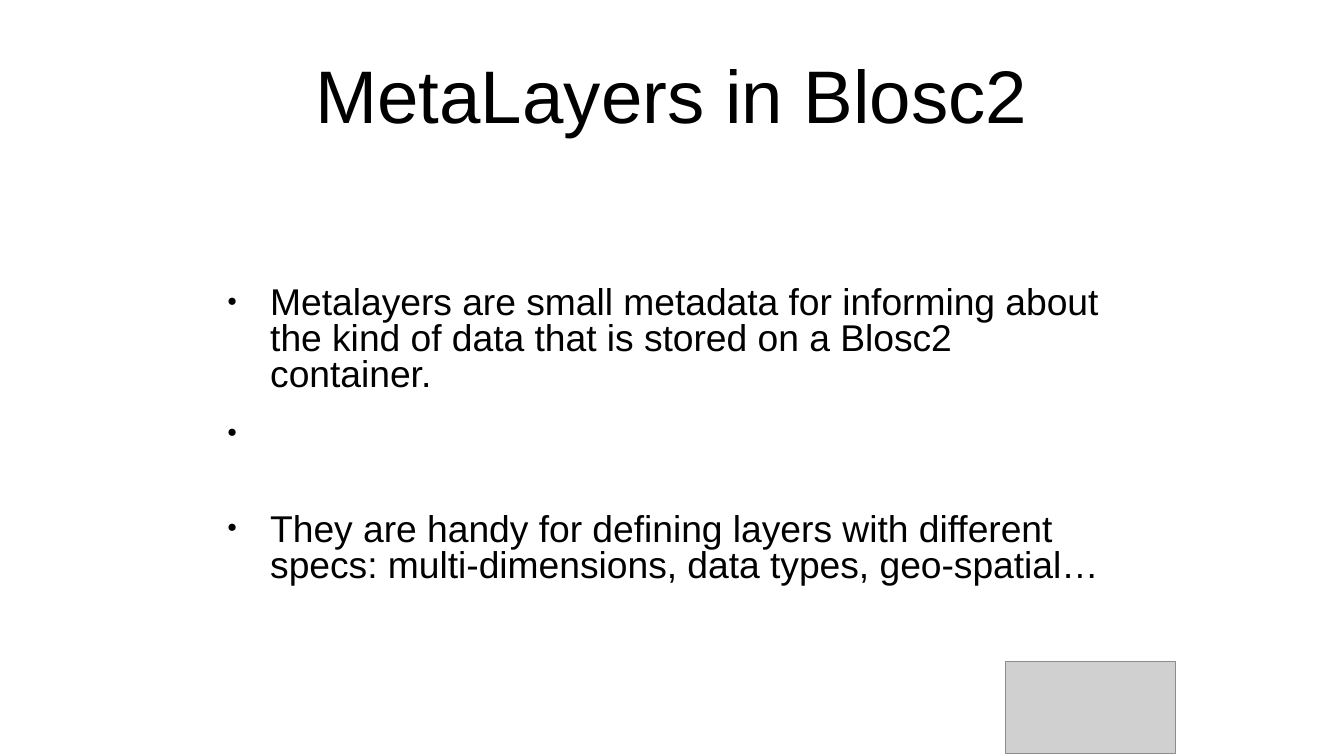
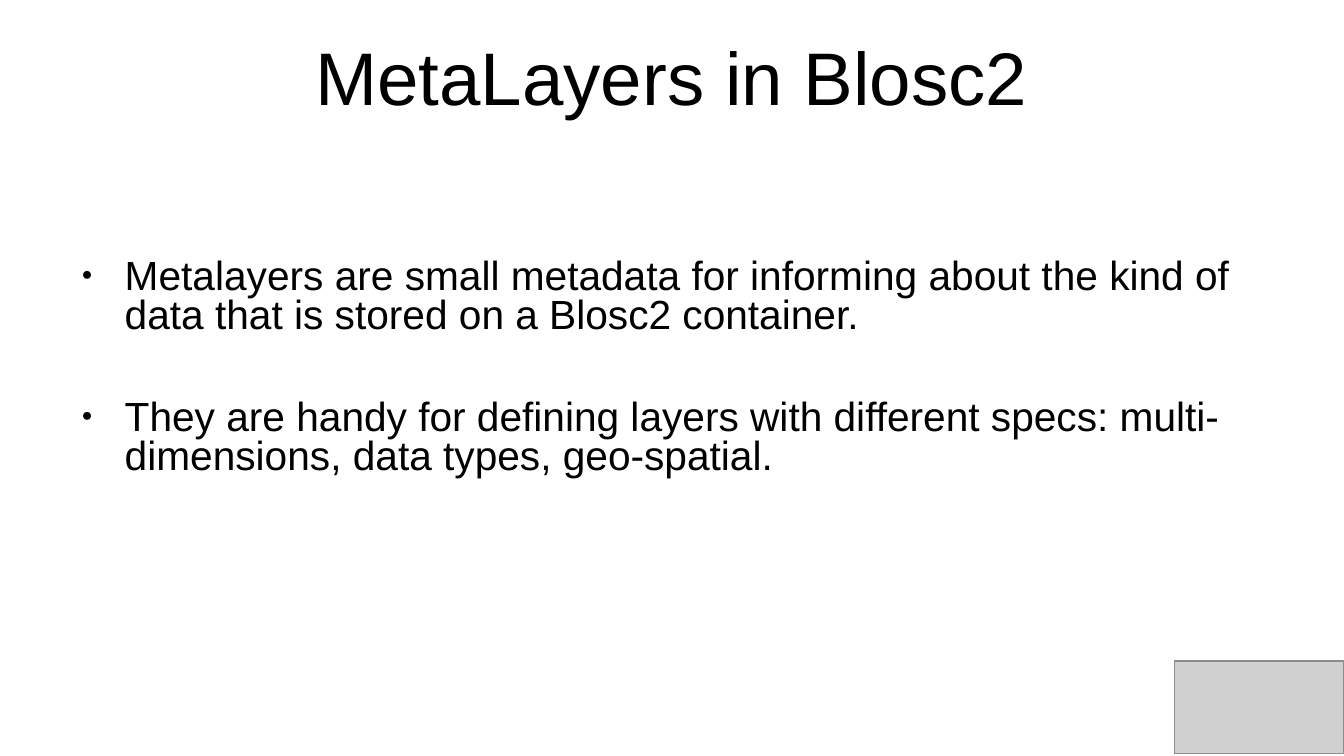
Before and after one commit to inaos/iron-array, a slide deck: slide 8 of decks/pyDataNyc2019.odp. Drawn at 1344x756 pixels with LibreOffice and Linux fonts; fonts in the diff are those of the drawing; grey boxes stand for pictures. Boxes give left, top, right and bottom in pixels: in the first picture for what was removed or moved away, otherwise in the second. Text is boxed around its words. In the diff, an @@ line names an element or a change of style, - is before the commit and + after.

```diff
--- a/decks/pyDataNyc2019.odp
+++ b/decks/pyDataNyc2019.odp
@@ title "MetaLayers in Blosc2": place and size @@
-title "MetaLayers in Blosc2" at bbox=[315, 69, 1027, 137]
+title "MetaLayers in Blosc2" at bbox=[315, 51, 1027, 119]
@@ text "Metalayers are small metadata for ...": place and size @@
-text "Metalayers are small metadata for ..." at bbox=[270, 288, 1099, 585]
+text "Metalayers are small metadata for ..." at bbox=[125, 260, 1229, 478]
@@ text at bbox=[125, 260, 1229, 330]: size 22 to 24 pt in "Metalayers are small metadata for informing about ..." @@
@@ text at bbox=[125, 401, 1219, 478]: text changed; size 22 to 24 pt @@
-● They are handy for defining layers with different specs: multi-dimensions, data types, geo-spatial…
+● They are handy for defining layers with different specs: multi-dimensions, data types, geo-spatial.
@@ picture: place and size @@
-picture at bbox=[1006, 661, 1176, 754]
+picture at bbox=[1174, 661, 1344, 754]
```
Also in this commit, not shown: 20 other slides changed, 1 slide added, 1 slide removed, 1 other file.
